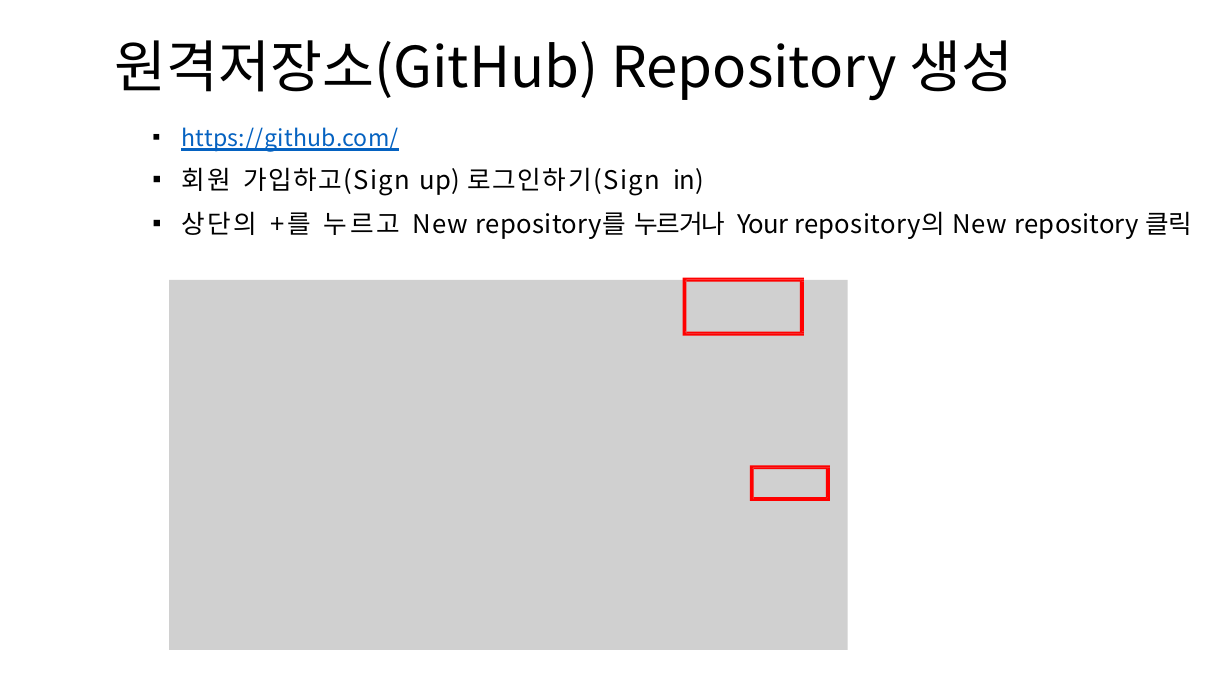
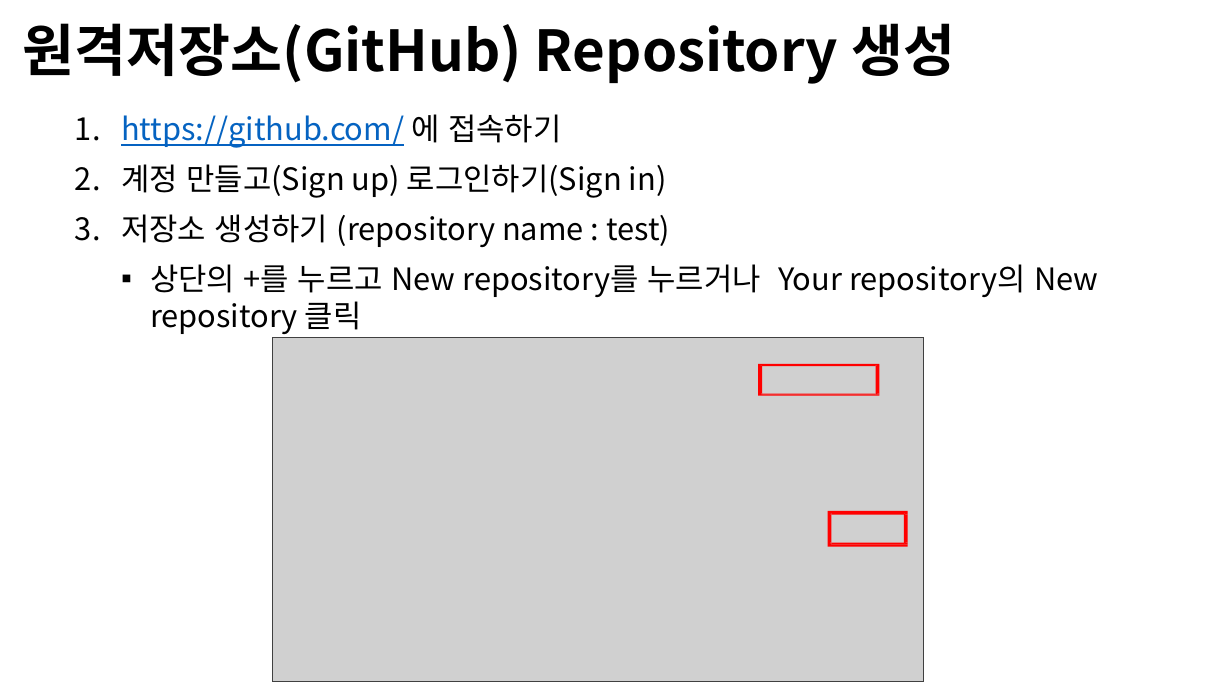
Before and after one commit to Open-Source-Programming/OpenSource-Lec, a slide deck: slide 3 of 09-Github1.pptx. Drawn at 1232x693 pixels with LibreOffice and Linux fonts; fonts in the diff are those of the drawing; grey boxes stand for pictures; background and template pictures are left out. Boxes give left, top, right and bottom in pixels: in the first picture for what was removed or moved away, otherwise in the second. Text is boxed around its words. In the diff, an @@ line names an element or a change of style, - is before the commit and + after.

```diff
--- a/09-Github1.pptx
+++ b/09-Github1.pptx
@@ title "원격저장소(GitHub) Repository 생성": place and size @@
-title "원격저장소(GitHub) Repository 생성" at (114, 40, 1014, 101)
+title "원격저장소(GitHub) Repository 생성" at (23, 23, 955, 84)
@@ title "원격저장소(GitHub) Repository 생성" at (23, 23, 955, 84): bold on @@
@@ text "https://github.com/ 에 접속하기": place and size @@
-text "https://github.com/ 에 접속하기" at (181, 127, 1192, 239)
+text "https://github.com/ 에 접속하기" at (121, 114, 1098, 334)
@@ text at (121, 114, 670, 247): text changed; size 20 to 24 pt @@
-▪ https://github.com/
-▪ 회원 가입하고(Sign up) 로그인하기(Sign in)
+1. https://github.com/ 에 접속하기
+2. 계정 만들고(Sign up) 로그인하기(Sign in)
+3. 저장소 생성하기 (repository name : test)
@@ text at (150, 264, 1098, 334): size 20 to 24 pt in "상단의 +를 누르고 New repository를 누르거나 Your ..."; letter spacing 2.1 to 0 pt in "상단의 누르고"; letter spacing 2.2 to 0 pt in "+를"; letter spacing 0.7 to 0 pt, letter spacing 0.6 to 0 pt in "New"; letter spacing 0.2 to 0 pt in "repository를 repository의"; letter spacing -0.9 to 0 pt in "누르거나"; letter spacing -0.5 to 0 pt in "Your"; letter spacing 0.1 to 0 pt in "repository 클릭"; list level 1 to 2 in "상단의 +를 누르고 New repository를 ..." @@
@@ picture: place and size @@
-picture at (169, 280, 848, 650)
+picture at (273, 338, 923, 682)
@@ freeform shape: place and size @@
-freeform shape at (683, 278, 804, 335)
+freeform shape at (759, 364, 880, 396)
@@ freeform shape: place and size @@
-freeform shape at (750, 466, 830, 502)
+freeform shape at (828, 511, 909, 547)
```
Also in this commit, not shown: 10 other slides changed, 16 slides added, 1 slide removed, 1 other file.
